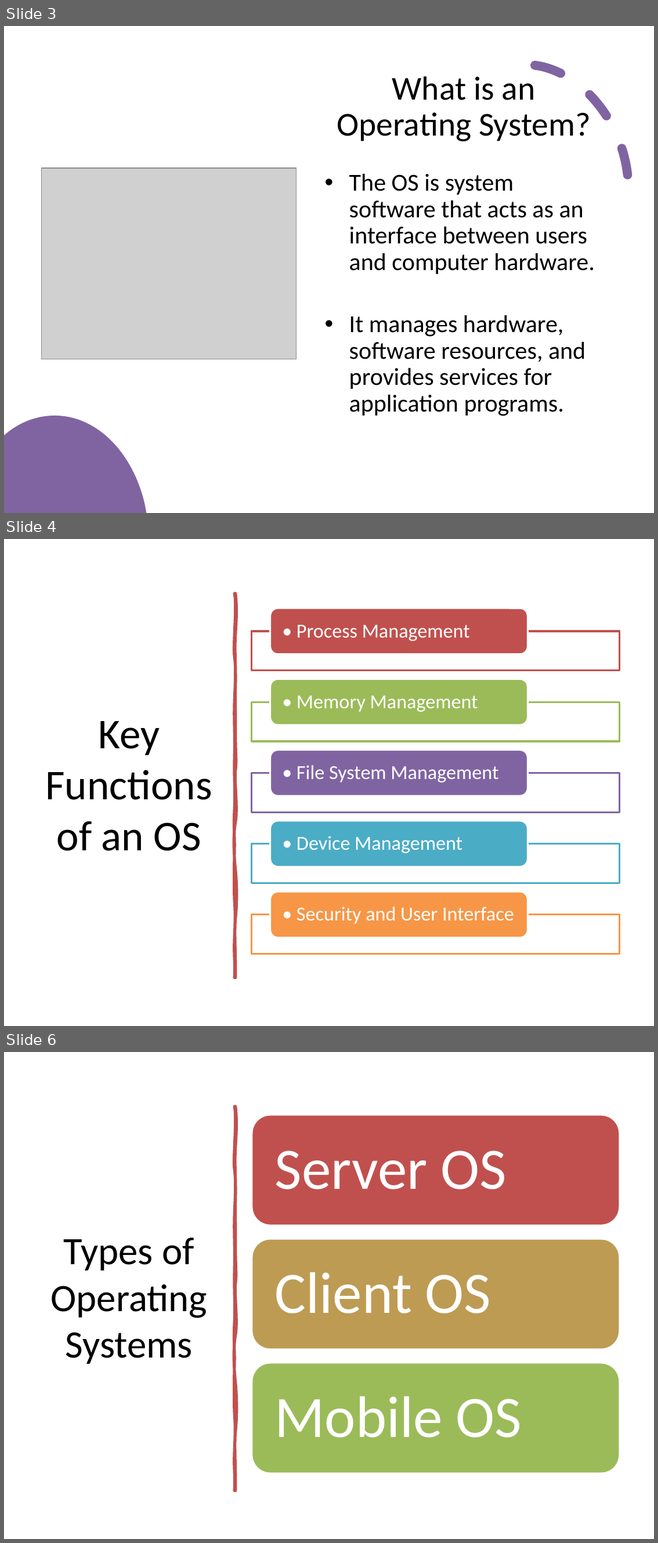
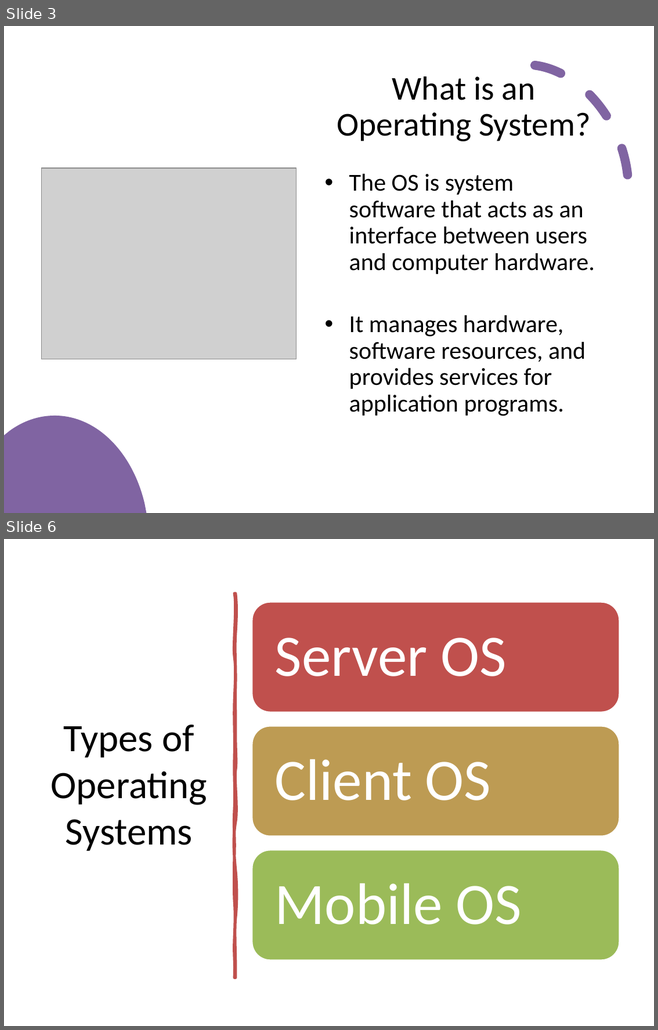
Before and after one commit to psuuc-jbgarcia/Object-Oriented-Programming-Lesson, a slide deck: Platform Technologies/Pre Lim/Week 1/Lecture/Chapter1_Introduction_to_OS.pptx. Shown one above the other, each under a label of ours: slides 3, 4 and 6 before the commit, slides 3 and 6 after it; the slides between them are not shown. The pictures are 658x1543 and 658x1030 pixels, drawn with LibreOffice and Linux fonts; fonts in the diff are those of the drawing; grey boxes stand for pictures. Boxes give left, top, right and bottom in pixels: in the first picture for what was removed or moved away, otherwise in the second. Text is boxed around its words. In the diff, an @@ line names an element or a change of style, - is before the commit and + after.

```diff
--- a/Platform Technologies/Pre Lim/Week 1/Lecture/Chapter1_Introduction_to_OS.pptx
+++ b/Platform Technologies/Pre Lim/Week 1/Lecture/Chapter1_Introduction_to_OS.pptx
@@ slide 4 removed at bbox=[4, 539, 654, 1026], background #FFFFFF @@
@@ freeform shape removed at bbox=[235, 594, 235, 978] @@
@@ title removed at bbox=[45, 721, 212, 851] @@
-Key Functions of an OS
@@ group removed at bbox=[252, 608, 619, 955]: 5 rectangles, 5 rounded rectangles, 5 texts @@
-• Process Management
-• Memory Management
-• File System Management
-• Device Management
-• Security and User Interface
```
Also in this commit, not shown: 2 slides changed, 1 slide added, 21 other files.
